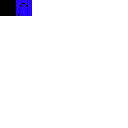
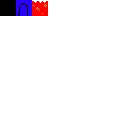
The second w=128, h=128 image is a revision of the first. Changes to its layers:
painted on "Background" over [32,1,48,16]
